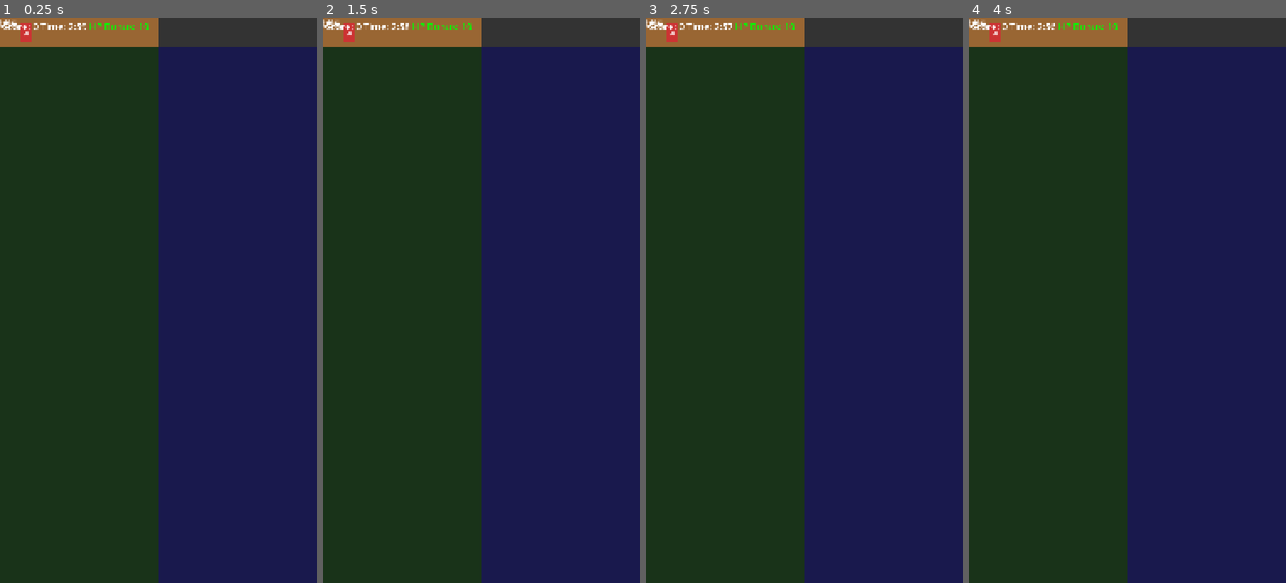
Above: before the commit, frames 1-4 (left to right).
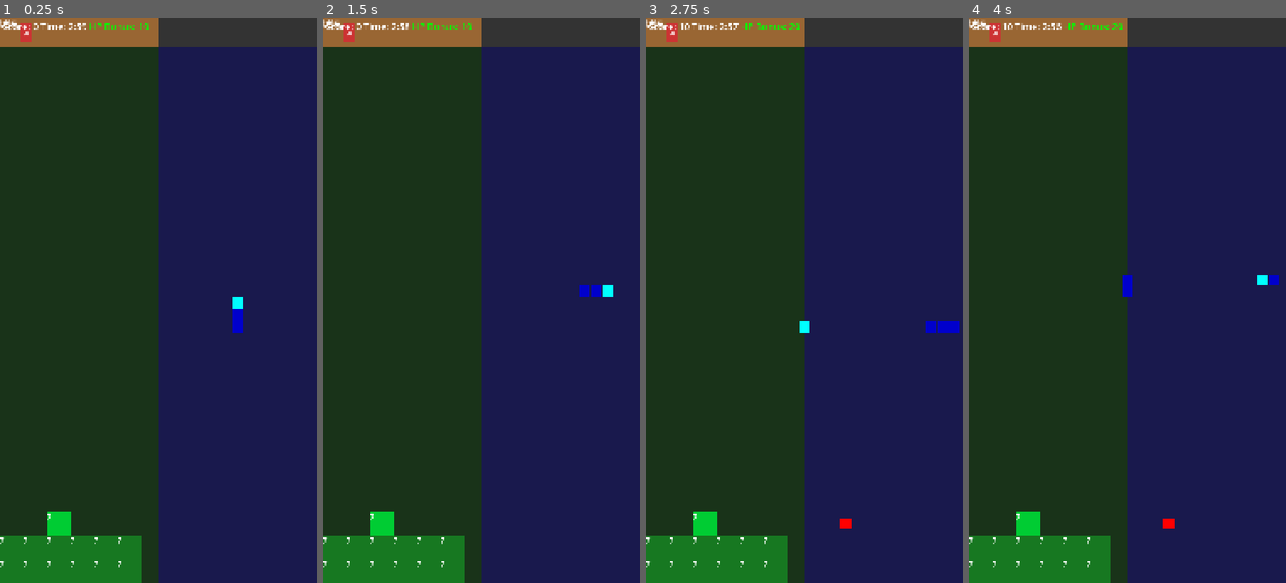
Above: after the commit, the same moments.

Repository: AwakeHypnos/KingSnake
Game: Godot game, scene res://scenes/Main.tscn
Same seed, same stepped clock (60 frames per second), same inputs: the game is played once before the commit and once after it.
Inputs:
- Up to frame 1 (0.25 s): no input
- Up to frame 2 (1.5 s): hold D (snake_right) 0.53-1.28 s; hold S (snake_down) from 1.28 s (still down)
- Up to frame 3 (2.75 s): release S (snake_down) at 2.03 s; hold D (snake_right) from 2.03 s (still down)
- Up to frame 4 (4 s): release D (snake_right) at 2.78 s; hold W (snake_up) 2.78-3.53 s; hold A (snake_left) from 3.53 s (still down)

The runs differ from the first frame. In frame 1, 4.3% of the frame differs, in the area x 0-77%, y 49-100%; in frame 2, 4.3%; in frame 3, 4.7%, in the area x 0-99%, y 0-100%; in frame 4, 4.7%.
Error before the commit: Parse Error: Nested typed collections are not supported. (res://scripts/GiantSnake.gd:6)

Commit message:
refactor(scenes): 优化场景资源结构
将碰撞形状从内联定义改为子资源引用
简化PlayerSegment.tscn的加载步骤
移除GiantSnake.gd中grid_data的类型限制
更新编辑器缓存文件

Diff:
--- a/scenes/Apple.tscn
+++ b/scenes/Apple.tscn
@@ -1,11 +1,13 @@
 [gd_scene load_steps=2 format=3 uid="uid://apple"]
+
+[sub_resource type="CircleShape2D" id="CircleShape2D_1"]
+radius = 18.0
 
 [node name="Apple" type="Area2D"]
 collision_layer = 4
 
 [node name="CollisionShape2D" type="CollisionShape2D" parent="."]
-shape = CircleShape2D()
-shape.radius = 18.0
+shape = SubResource("CircleShape2D_1")
 
 [node name="ColorRect" type="ColorRect" parent="."]
 position = Vector2(-18, -18)
--- a/scenes/Arrow.tscn
+++ b/scenes/Arrow.tscn
@@ -1,6 +1,9 @@
-[gd_scene load_steps=2 format=3 uid="uid://arrow"]
+[gd_scene load_steps=3 format=3 uid="uid://arrow"]
 
 [ext_resource type="Script" path="res://scripts/Arrow.gd" id="1"]
+
+[sub_resource type="RectangleShape2D" id="RectangleShape2D_1"]
+size = Vector2(8, 25)
 
 [node name="Arrow" type="Area2D"]
 collision_layer = 8
@@ -8,8 +11,7 @@
 script = ExtResource("1")
 
 [node name="CollisionShape2D" type="CollisionShape2D" parent="."]
-shape = RectangleShape2D()
-shape.size = Vector2(8, 25)
+shape = SubResource("RectangleShape2D_1")
 
 [node name="ColorRect" type="ColorRect" parent="."]
 position = Vector2(-4, -12.5)
--- a/scenes/SnakeSegment.tscn
+++ b/scenes/SnakeSegment.tscn
@@ -1,6 +1,9 @@
-[gd_scene load_steps=2 format=3 uid="uid://snake_segment"]
+[gd_scene load_steps=3 format=3 uid="uid://snake_segment"]
 
 [ext_resource type="Script" path="res://scripts/SnakeSegment.gd" id="1"]
+
+[sub_resource type="RectangleShape2D" id="RectangleShape2D_1"]
+size = Vector2(78, 78)
 
 [node name="SnakeSegment" type="Area2D"]
 collision_layer = 1
@@ -8,8 +11,7 @@
 script = ExtResource("1")
 
 [node name="CollisionShape2D" type="CollisionShape2D" parent="."]
-shape = RectangleShape2D()
-shape.size = Vector2(78, 78)
+shape = SubResource("RectangleShape2D_1")
 
 [node name="ColorRect" type="ColorRect" parent="."]
 size = Vector2(80, 80)
--- a/scripts/GiantSnake.gd
+++ b/scripts/GiantSnake.gd
@@ -3,7 +3,7 @@
 var segments: Array[Node2D] = []
 var segment_scene: PackedScene
 
-var grid_data: Array[Array[int]] = []
+var grid_data: Array = []
 
 var reached_top: bool = false
 var move_timer: float = 0.0
Not shown: 1 places in scenes/PlayerSegment.tscn that only renumber resources
